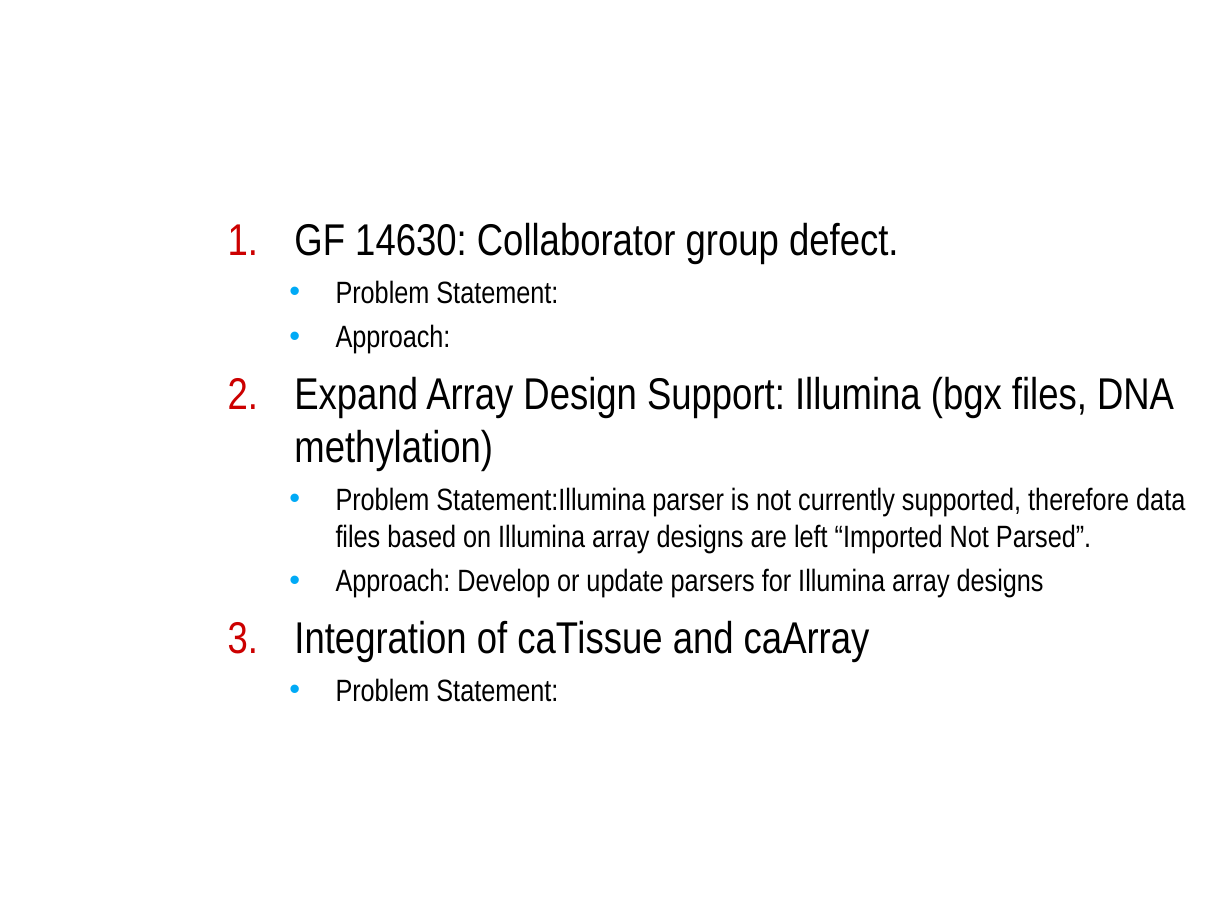
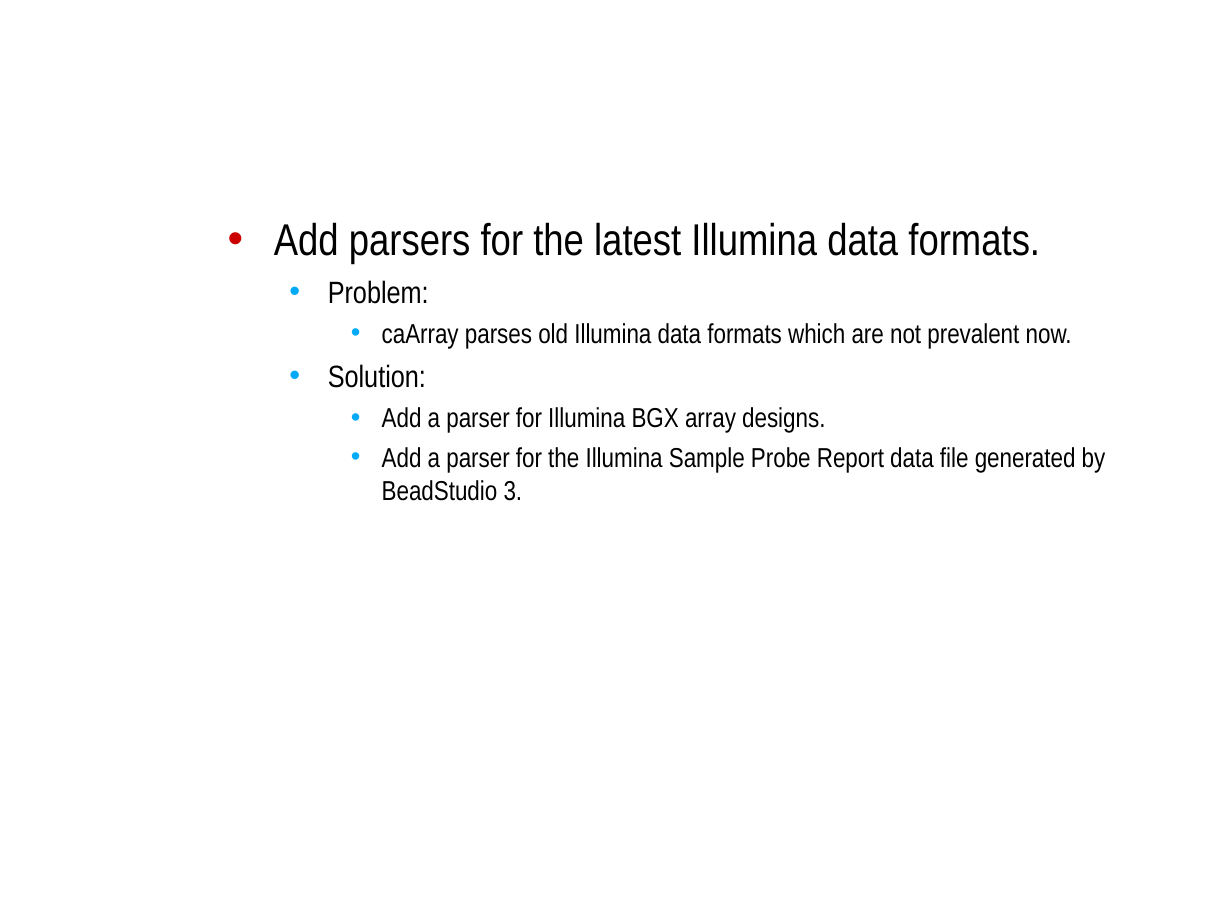
Before and after one commit to NCIP/caarray-docs, a slide deck: slide 6 of project_management/open_meetings/caArray User Community Meeting 2009.06.03.ppt (slide 5 before the commit). Drawn at 1232x924 pixels with LibreOffice and Linux fonts; fonts in the diff are those of the drawing; background and template pictures are left out. Boxes give left, top, right and bottom in pixels: in the first picture for what was removed or moved away, otherwise in the second. Text is boxed around its words. In the diff, an @@ line names an element or a change of style, - is before the commit and + after.

Commit message:
Slides for caArray user community meeting.

```diff
--- a/project_management/open_meetings/caArray User Community Meeting 2009.06.03.ppt
+++ b/project_management/open_meetings/caArray User Community Meeting 2009.06.03.ppt
@@ text at (x1=274, y1=222, x2=1106, y2=501): text changed; size 18 to 16 pt @@
-1. GF 14630: Collaborator group defect.
-  • Problem Statement:
-  • Approach:
-2. Expand Array Design Support: Illumina (bgx files, DNA methylation)
-  • Problem Statement:Illumina parser is not currently supported, therefore data files based on Illumina array designs are left “Imported Not Parsed”.
-  • Approach: Develop or update parsers for Illumina array designs
-3. Integration of caTissue and caArray
-  • Problem Statement:
+• Add parsers for the latest Illumina data formats.
+  • Problem:
+    • caArray parses old Illumina data formats which are not prevalent now.
+  • Solution:
+    • Add a parser for Illumina BGX array designs.
+    • Add a parser for the Illumina Sample Probe Report data file generated by BeadStudio 3.
```
Also in this commit, not shown: 8 other slides changed, 4 slides added.
